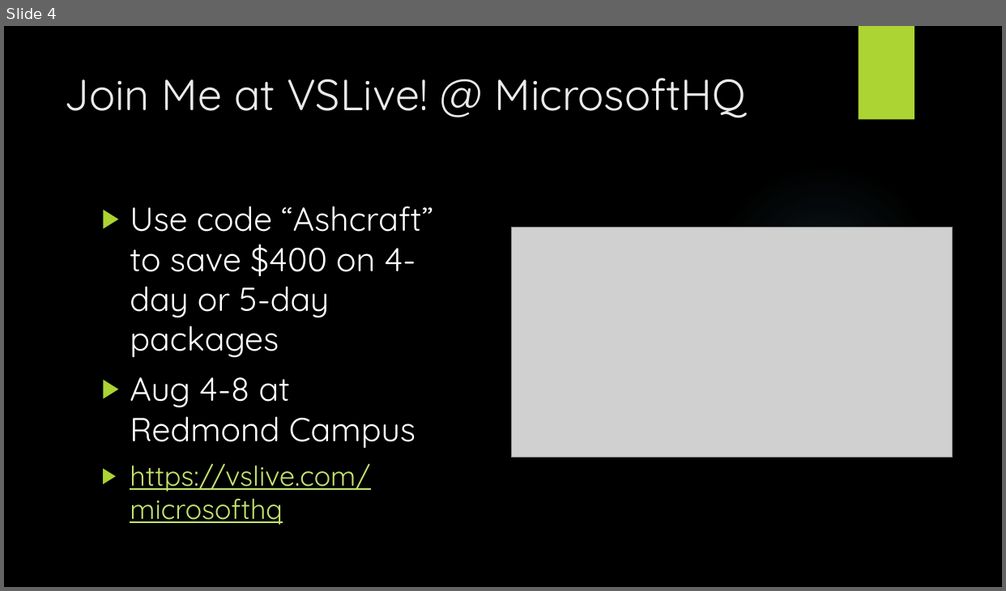
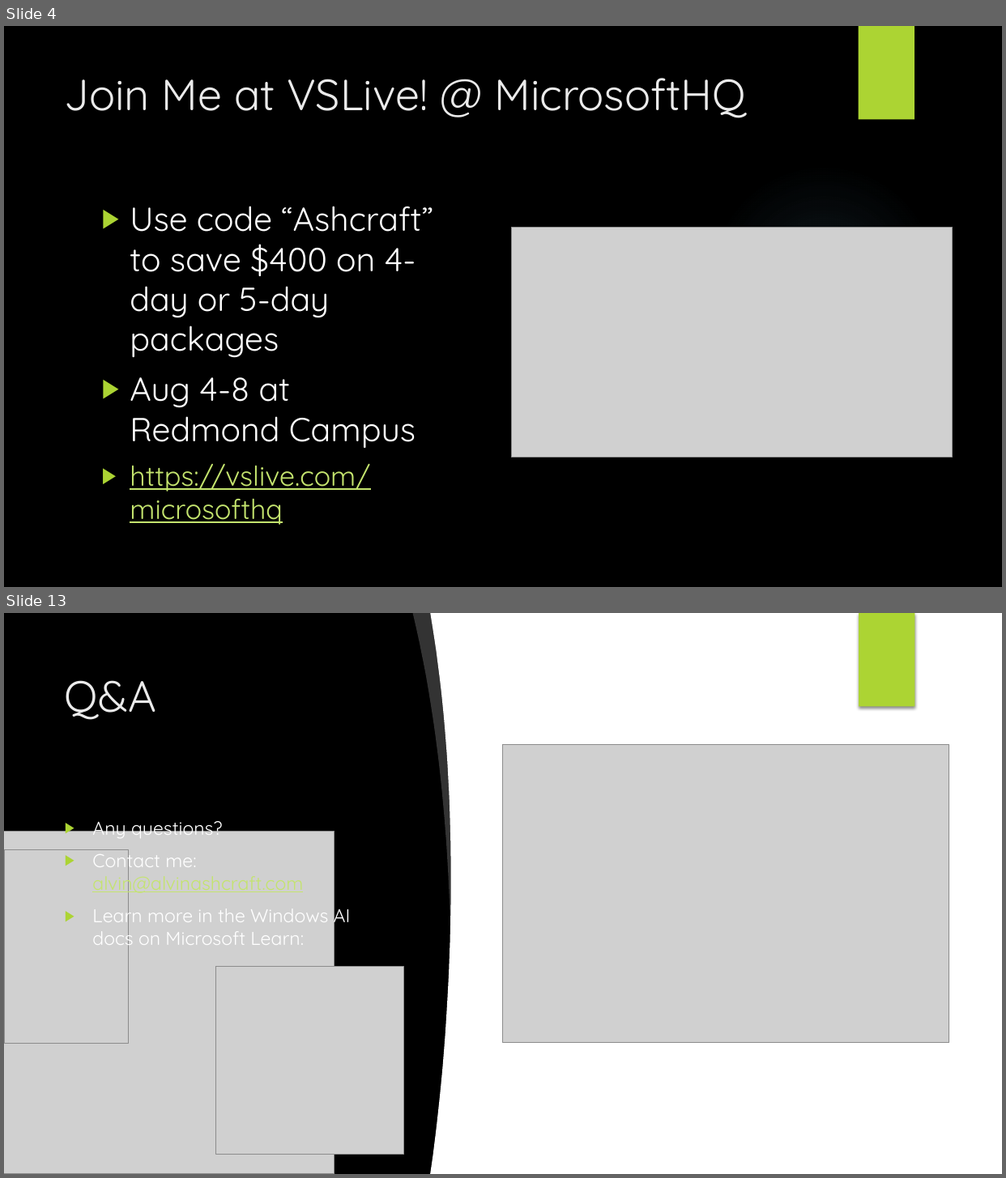
Before and after one commit to alvinashcraft/speaking, a slide deck: 2025/0521_PhillyDotNet/Philly.NET - Intelligent Windows Apps with WCR.pptx. Shown one above the other, each under a label of ours: slide 4 before the commit, slides 4 and 13 after it; the slides between them are not shown. The pictures are 1006x591 and 1006x1178 pixels, drawn with LibreOffice and Linux fonts; fonts in the diff are those of the drawing; grey boxes stand for pictures; background and template pictures are left out. Boxes give left, top, right and bottom in pixels: in the first picture for what was removed or moved away, otherwise in the second. Text is boxed around its words. In the diff, an @@ line names an element or a change of style, - is before the commit and + after.

```diff
--- a/2025/0521_PhillyDotNet/Philly.NET - Intelligent Windows Apps with WCR.pptx
+++ b/2025/0521_PhillyDotNet/Philly.NET - Intelligent Windows Apps with WCR.pptx
@@ slide 13 added at [4, 613, 1002, 1174], background picture (left out) @@
@@ freeform shape added at [413, 613, 458, 917], fill #FFFFFF at 20% opacity @@
@@ freeform shape added at [430, 613, 540, 1174], fill #FFFFFF @@
@@ rectangle added at [503, 613, 1002, 1174], fill #FFFFFF @@
@@ picture added at [659, 613, 790, 707] @@
@@ rectangle added at [859, 613, 914, 707], fill #ACD433 @@
@@ rectangle added at [859, 613, 915, 707], fill #ACD433 @@
@@ title added at [65, 680, 156, 720], 42 pt, text #EBEBEB @@
+Q&A
@@ picture added at [503, 745, 948, 1043] @@
@@ text added at [92, 821, 351, 950], 18 pt, text #FFFFFF @@
+▶ Any questions?
+▶ Contact me: alvin@alvinashcraft.com
+▶ Learn more in the Windows AI docs on Microsoft Learn:
@@ picture added at [4, 832, 334, 1174] @@
@@ picture added at [4, 850, 128, 1043] @@
@@ picture added at [216, 967, 404, 1155] @@
@@ picture added at [709, 1112, 790, 1174] @@
```
Also in this commit, not shown: 4 slides changed, 7 other slides added.
